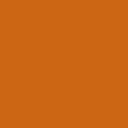
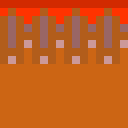
Comparing the layer stacks of the two 128 x 128 images. Changes:
hid "tile 6 copy" over (0, 0, 128, 64)
hid "tile 6" over (0, 0, 128, 64)
hid "tile 5" over (0, 0, 128, 64)
hid "tile 4" over (0, 0, 128, 64)
hid "tile 3" over (0, 0, 128, 64)
added layer "Layer #10" in group "tiles" over (0, 0, 128, 64)
added layer "Layer #7" in group "tiles" over (0, 0, 128, 64)
added layer "Layer #6" in group "tiles" over (0, 0, 128, 64)
added layer "Layer #1" in group "tiles" over (0, 0, 128, 64)
